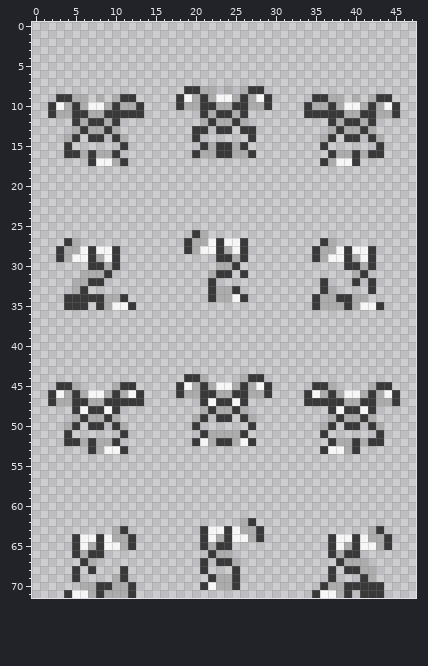
Two states of a sprite sheet, assets/Untitled_master.png. The picture above is the old version.
The file is 48x72 pixels.
After:
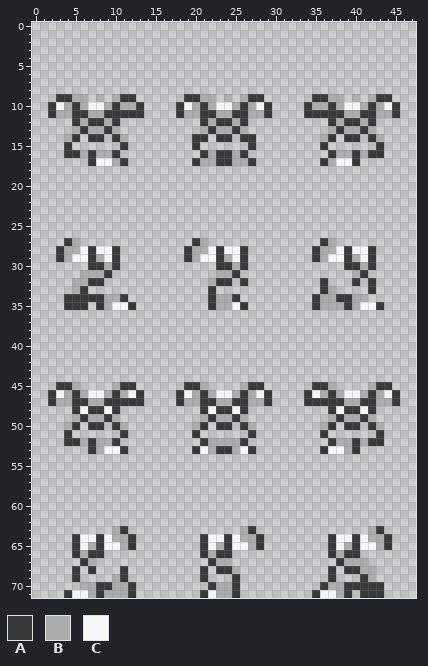
Palette (. is transparent): A #393939  B #acacac  C #f6f6f6
Difference:
Changed rows in their new state; - is an unchanged pixel.
first column x 18:
 8 -....-.-...-
 9 .AAB-.B.BAA.
10 -C--BCCB--C-
11 ABB-ABBA-BBA
12 ---ABAABA---
13 --.BABBAB.--
14 ---A-AA-A---
15 --A......A--
16 --.A----A.--
17 --ABBAABBA--
first column x 19:
26 -..-----
27 .A-.....
28 --B--C--
29 ABCC-BC-
30 ----AABA
31 ---.BBA.
32 ---BAA-A
33 ----...-
34 ------A.
35 ---ABBCA
first column x 18:
44 -...----...-
45 .AAB....BAA.
46 -C--BCCB--C-
47 ABB-ABBA-BBA
48 ---ACAACA---
49 --.BABBAB.--
50 --BA-AA-AB--
51 --A......A--
52 --.A-BB-A.--
53 --ACBAABCA--
first column x 21:
62 -----..-
63 .....-A.
64 --C--B--
65 -CB-CCBA
66 ABAA----
67 .ABB.---
68 --AAB---
69 A...----
70 .A------
71 ACBBA---
Boxes around the changes in both pictures, in picture pixels (x1, y1, x2, y2):
changed: (176, 86, 272, 166)
changed: (184, 230, 248, 310)
changed: (176, 374, 272, 454)
changed: (200, 518, 264, 598)
